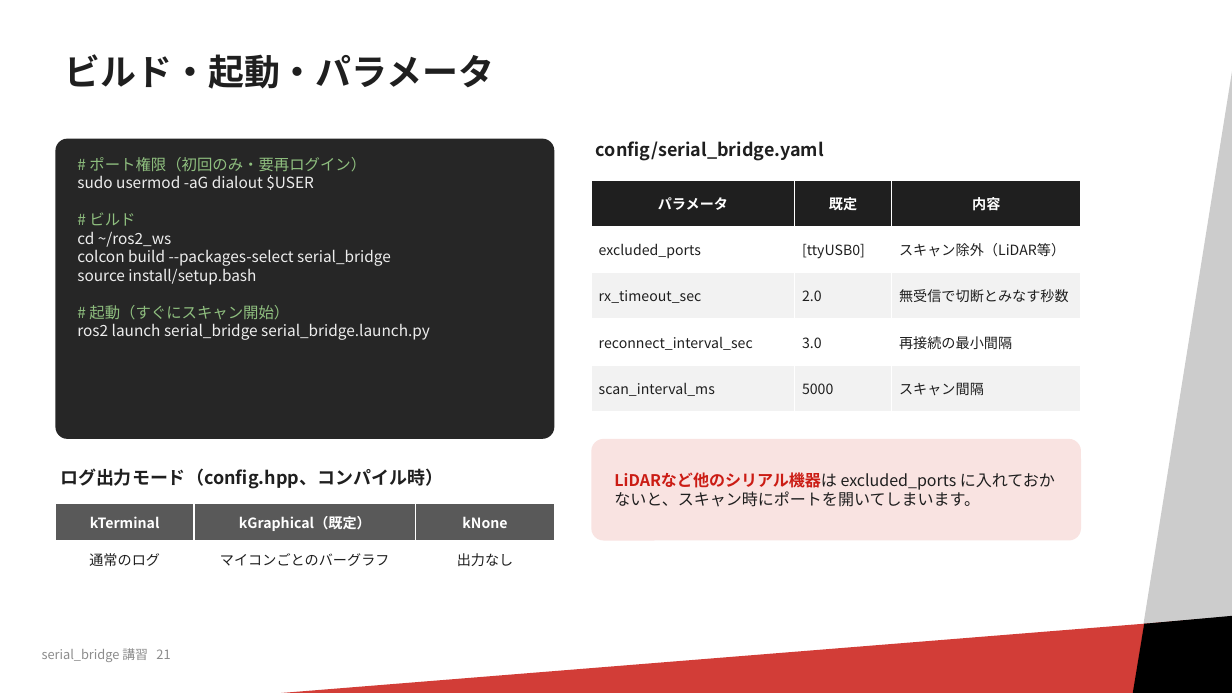
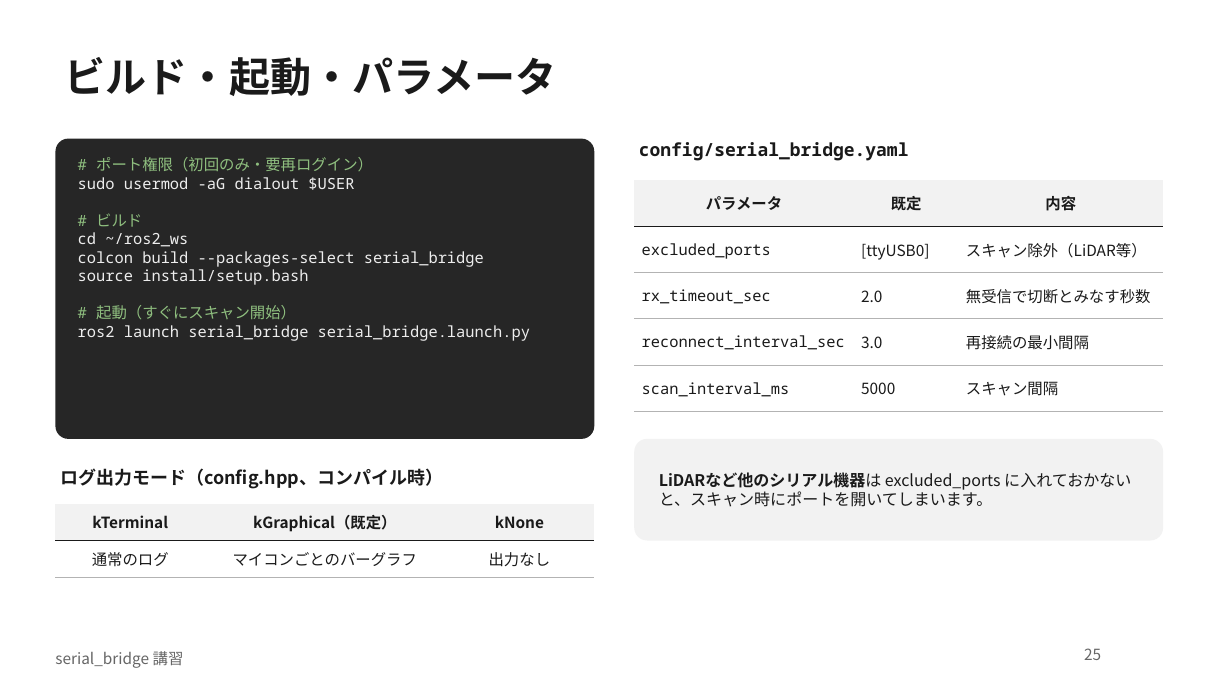
Before and after one commit to RRST-NHK-Project/rrst-ros2-ws-practice, a slide deck: slide 25 of docs/serial_bridge講習.pptx (slide 21 before the commit). Drawn at 1232x693 pixels with LibreOffice and Linux fonts; fonts in the diff are those of the drawing; background and template pictures are left out. Boxes give left, top, right and bottom in pixels: in the first picture for what was removed or moved away, otherwise in the second. Text is boxed around its words. In the diff, an @@ line names an element or a change of style, - is before the commit and + after.

Commit message:
講習資料

```diff
--- a/docs/serial_bridge講習.pptx
+++ b/docs/serial_bridge講習.pptx
@@ rectangle removed at box(1042, 17, 1232, 693) @@
@@ title "ビルド・起動・パラメータ" at box(65, 57, 557, 96): size 28 to 32 pt, text colour #1F1F1F to #1A1A1A; line spacing 0.9 to 1 @@
@@ rounded rectangle "# ポート権限（初回のみ・要再ログイン）": place and size @@
-rounded rectangle "# ポート権限（初回のみ・要再ログイン）" at box(55, 139, 555, 439)
+rounded rectangle "# ポート権限（初回のみ・要再ログイン）" at box(55, 139, 594, 439)
@@ rounded rectangle "# ポート権限（初回のみ・要再ログイン）" at box(55, 139, 594, 439): font Noto Sans CJK JP to Noto Sans Mono; proportions changed @@
@@ text "config/serial_bridge.yaml": place and size @@
-text "config/serial_bridge.yaml" at box(596, 141, 824, 161)
+text "config/serial_bridge.yaml" at box(639, 142, 909, 161)
@@ text "config/serial_bridge.yaml" at box(639, 142, 909, 161): font Noto Sans CJK JP to Noto Sans Mono, text colour #1F1F1F to #1A1A1A @@
@@ table at box(634, 180, 1163, 411) @@
@@ fill #1F1F1F to #F2F2F2 in row 1 @@
@@ fill #FFFFFF to none in 6 cells @@
@@ fill #F2F2F2 to none in 6 cells @@
@@ size 11 to 12 pt, text colour #1F1F1F to #1A1A1A @@
@@ text colour #FFFFFF to #1A1A1A in "パラメータ", "既定", "内容" @@
@@ font Noto Sans CJK JP to Noto Sans Mono in "excluded_ports", "rx_timeout_sec", "reconnect_interval_sec", "scan_interval_ms" @@
@@ borders changed @@
@@ table: place and size @@
-table at box(592, 180, 1081, 411)
+table at box(634, 180, 1163, 411)
@@ rounded rectangle: place and size @@
-rounded rectangle at box(592, 439, 1081, 541)
+rounded rectangle at box(634, 439, 1163, 541)
@@ rounded rectangle at box(634, 439, 1163, 541): fill #F9E3E1 to #F2F2F2; proportions changed @@
@@ text "LiDARなど他のシリアル機器は excluded_ports に入れておかないと、スキャン時にポートを開いてしまいます ...": place and size @@
-text "LiDARなど他のシリアル機器は excluded_ports に入れておかないと、スキャン時にポートを開いてしまいます ..." at box(614, 472, 1055, 507)
+text "LiDARなど他のシリアル機器は excluded_ports に入れておかないと、スキャン時にポートを開いてしまいます ..." at box(659, 472, 1131, 507)
@@ text "LiDARなど他のシリアル機器は excluded_ports に入れておかないと、スキャン時にポートを開いてしまいます ..." at box(659, 472, 1131, 507): text colour #CB1C14 to #1A1A1A in "LiDARなど他のシリアル機器は"; text colour #1F1F1F to #1A1A1A in "LiDARなど他のシリアル機器は excluded_ports に入れておかないと、スキャン時にポートを開いてしまいます ..." @@
@@ text "ログ出力モード（config.hpp、コンパイル時）" at box(60, 468, 443, 489): text colour #1F1F1F to #1A1A1A @@
@@ table at box(55, 504, 594, 578) @@
@@ fill #595959 to #F2F2F2 in row 1 @@
@@ fill #FFFFFF to none in row 2 @@
@@ size 11 to 12 pt @@
@@ text colour #FFFFFF to #1A1A1A in "kTerminal", "kGraphical（既定）", "kNone" @@
@@ text colour #1F1F1F to #1A1A1A in "通常のログ", "マイコンごとのバーグラフ", "出力なし" @@
@@ borders changed @@
@@ table: place and size @@
-table at box(55, 504, 555, 578)
+table at box(55, 504, 594, 578)
@@ rectangle removed at box(52, 610, 1232, 693) @@
@@ parallelogram removed at box(1117, 610, 1232, 693) @@
@@ text removed at box(42, 648, 170, 662) @@
-serial_bridge 講習 21
@@ text added at box(55, 651, 184, 668), 12 pt, text #666666 @@
+serial_bridge 講習
@@ page number added at box(1084, 648, 1101, 660), 12 pt, text #666666 @@
+25
```
Also in this commit, not shown: 22 other slides changed, 21 slides added, 2 other files.
